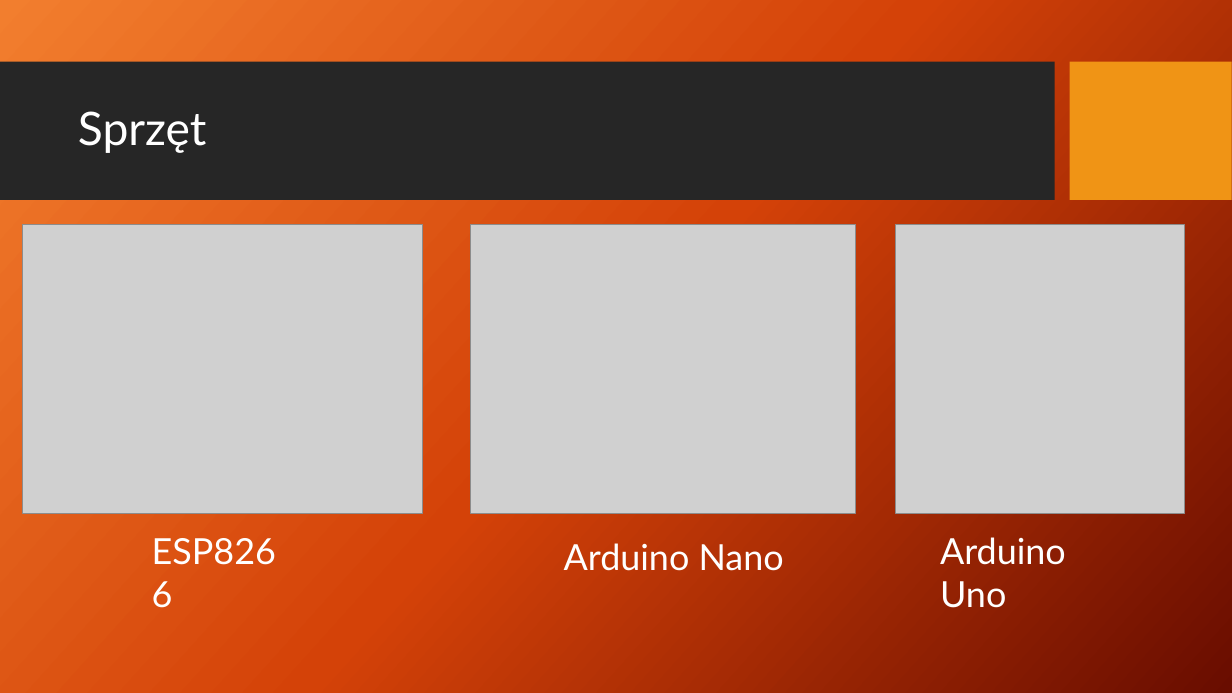
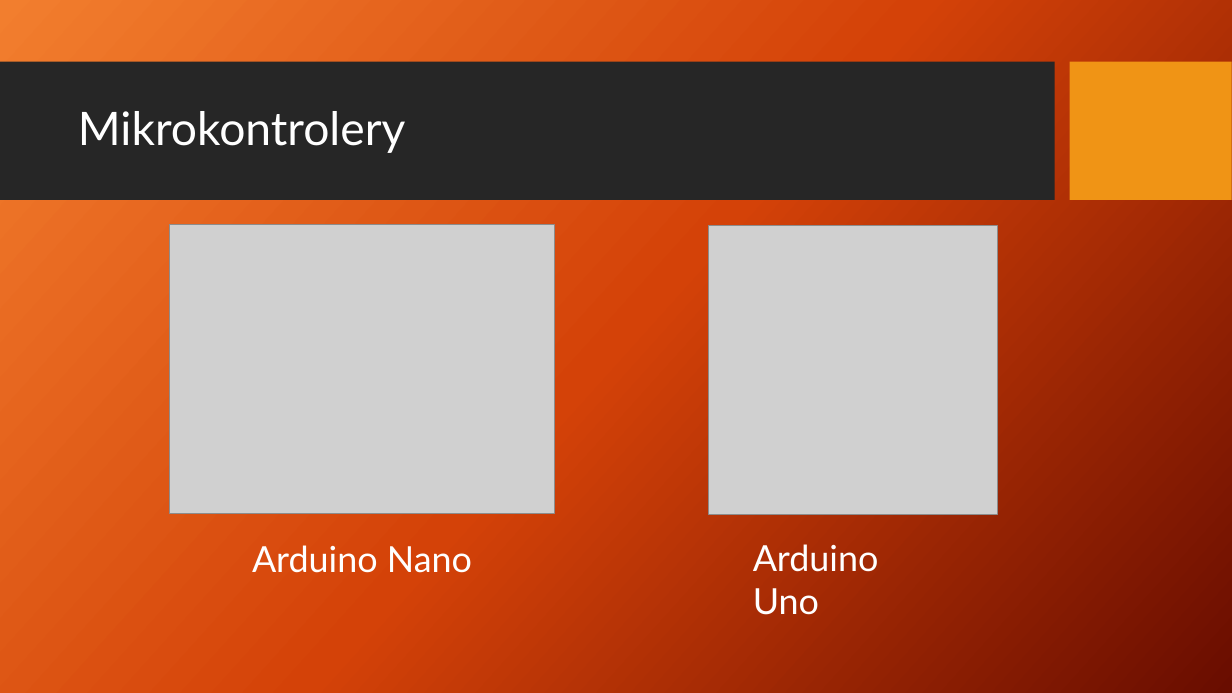
Before and after one commit to AdamStudies-PWR/ProjektZespolowyPWR, a slide deck: slide 11 of przentacja.pptx (slide 9 before the commit). Drawn at 1232x693 pixels with LibreOffice and Linux fonts; fonts in the diff are those of the drawing; grey boxes stand for pictures; background and template pictures are left out. Boxes give left, top, right and bottom in pixels: in the first picture for what was removed or moved away, otherwise in the second. Text is boxed around its words. In the diff, an @@ line names an element or a change of style, - is before the commit and + after.

```diff
--- a/przentacja.pptx
+++ b/przentacja.pptx
@@ title at box(78, 111, 405, 153): text changed @@
-Sprzęt
+Mikrokontrolery
@@ picture removed at box(22, 225, 422, 514) @@
@@ picture removed at box(37, 225, 325, 513) @@
@@ picture: place and size @@
-picture at box(470, 225, 856, 514)
+picture at box(169, 225, 555, 514)
@@ picture: place and size @@
-picture at box(897, 225, 1185, 513)
+picture at box(709, 226, 997, 514)
@@ text "Arduino Nano": place and size @@
-text "Arduino Nano" at box(564, 543, 784, 571)
+text "Arduino Nano" at box(252, 545, 472, 573)
@@ text "Arduino Nano" at box(252, 545, 472, 573): alignment left to centre @@
@@ text removed at box(142, 524, 302, 577) @@
-ESP8266
@@ text "Arduino Uno": place and size @@
-text "Arduino Uno" at box(940, 537, 1066, 608)
+text "Arduino Uno" at box(753, 544, 879, 615)
```
Also in this commit, not shown: 3 other slides changed, 13 slides added, 2 slides removed, 1 other file.
